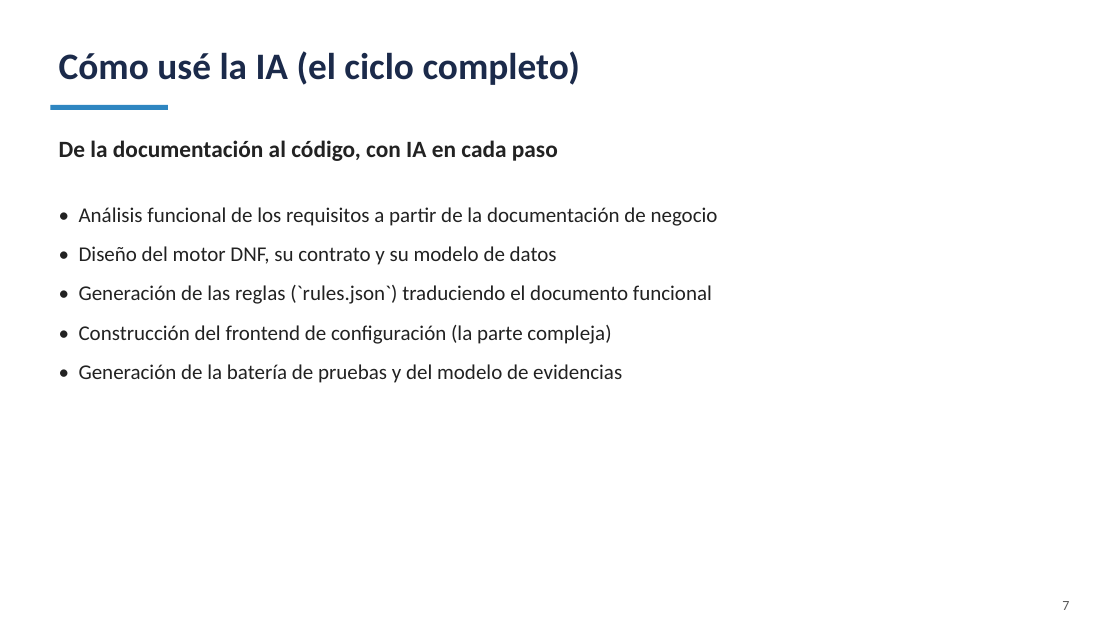
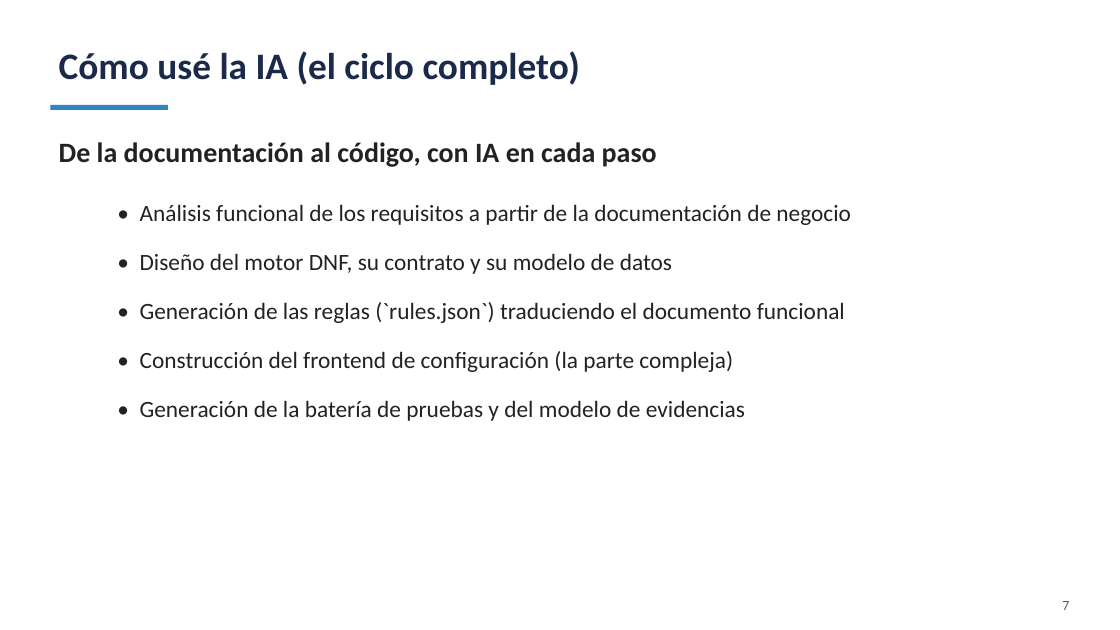
Before and after one commit to jbroceno/rule_engine, a slide deck: slide 7 of doc/PRESENTACION-SLIDES.pptx. Drawn at 1120x630 pixels with LibreOffice and Linux fonts; fonts in the diff are those of the drawing. Boxes give left, top, right and bottom in pixels: in the first picture for what was removed or moved away, otherwise in the second. Text is boxed around its words. In the diff, an @@ line names an element or a change of style, - is before the commit and + after.

```diff
--- a/doc/PRESENTACION-SLIDES.pptx
+++ b/doc/PRESENTACION-SLIDES.pptx
@@ text "De la documentación al código, ..." at bbox=[59, 142, 657, 167]: size 20 to 24 pt @@
@@ text "• Análisis funcional de los ...": place and size @@
-text "• Análisis funcional de los ..." at bbox=[79, 207, 718, 383]
+text "• Análisis funcional de los ..." at bbox=[140, 204, 851, 421]
@@ text "• Análisis funcional de los ..." at bbox=[140, 204, 851, 421]: size 18 to 20 pt; more space between paragraphs @@
```
Also in this commit, not shown: 14 other slides changed, 1 slide added, 1 other file.
